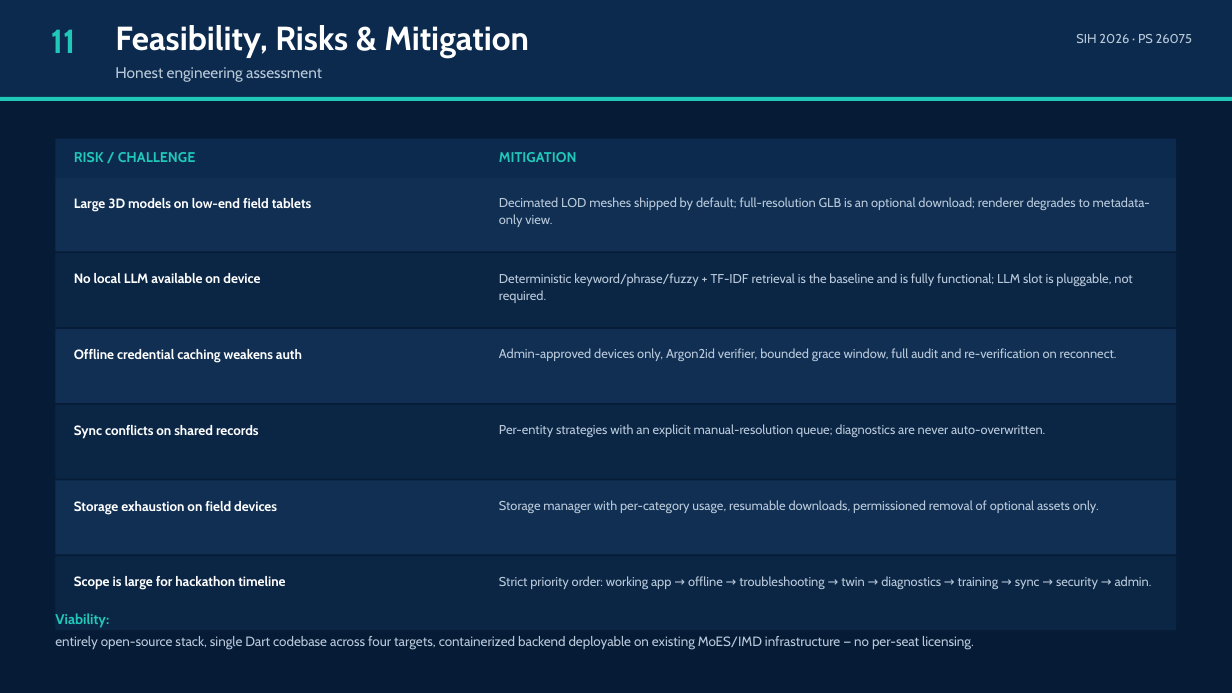
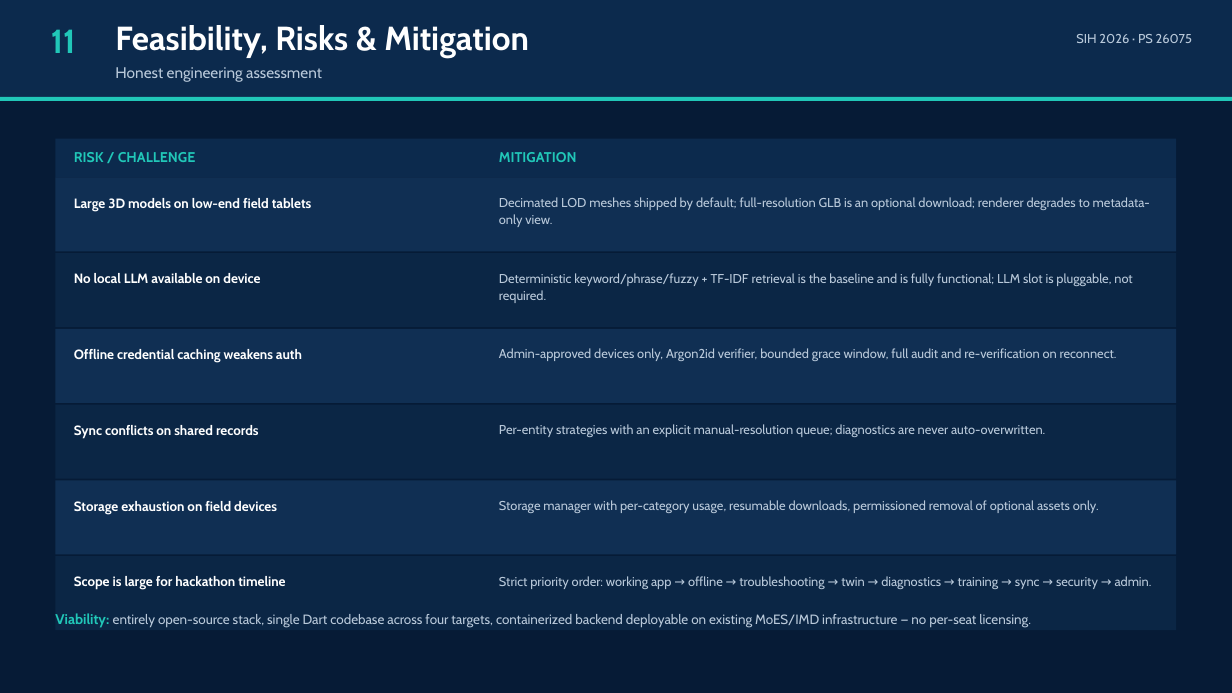
Before and after one commit to surendarr9500-stack/surendar-, a slide deck: slide 12 of docs/ppt/CAPACITY_CONNECT_SIH2026_26075.pptx. Drawn at 1232x693 pixels with LibreOffice and Linux fonts; fonts in the diff are those of the drawing. Boxes give left, top, right and bottom in pixels: in the first picture for what was removed or moved away, otherwise in the second. Text is boxed around its words. In the diff, an @@ line names an element or a change of style, - is before the commit and + after.

```diff
--- a/docs/ppt/CAPACITY_CONNECT_SIH2026_26075.pptx
+++ b/docs/ppt/CAPACITY_CONNECT_SIH2026_26075.pptx
@@ text at bbox=[55, 613, 1031, 628]: text changed @@
-Viability:
-entirely open-source stack, single Dart codebase across four targets, containerized backend deployable on existing MoES/IMD infrastructure — no per-seat licensing.
+Viability: entirely open-source stack, single Dart codebase across four targets, containerized backend deployable on existing MoES/IMD infrastructure — no per-seat licensing.
```
Also in this commit, not shown: 6 other slides changed, 11 other files.
